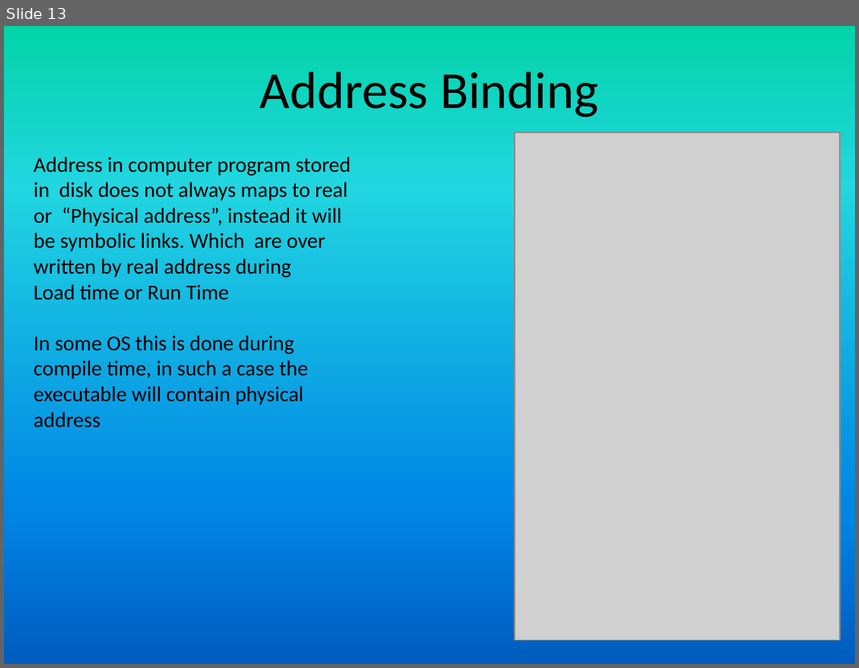
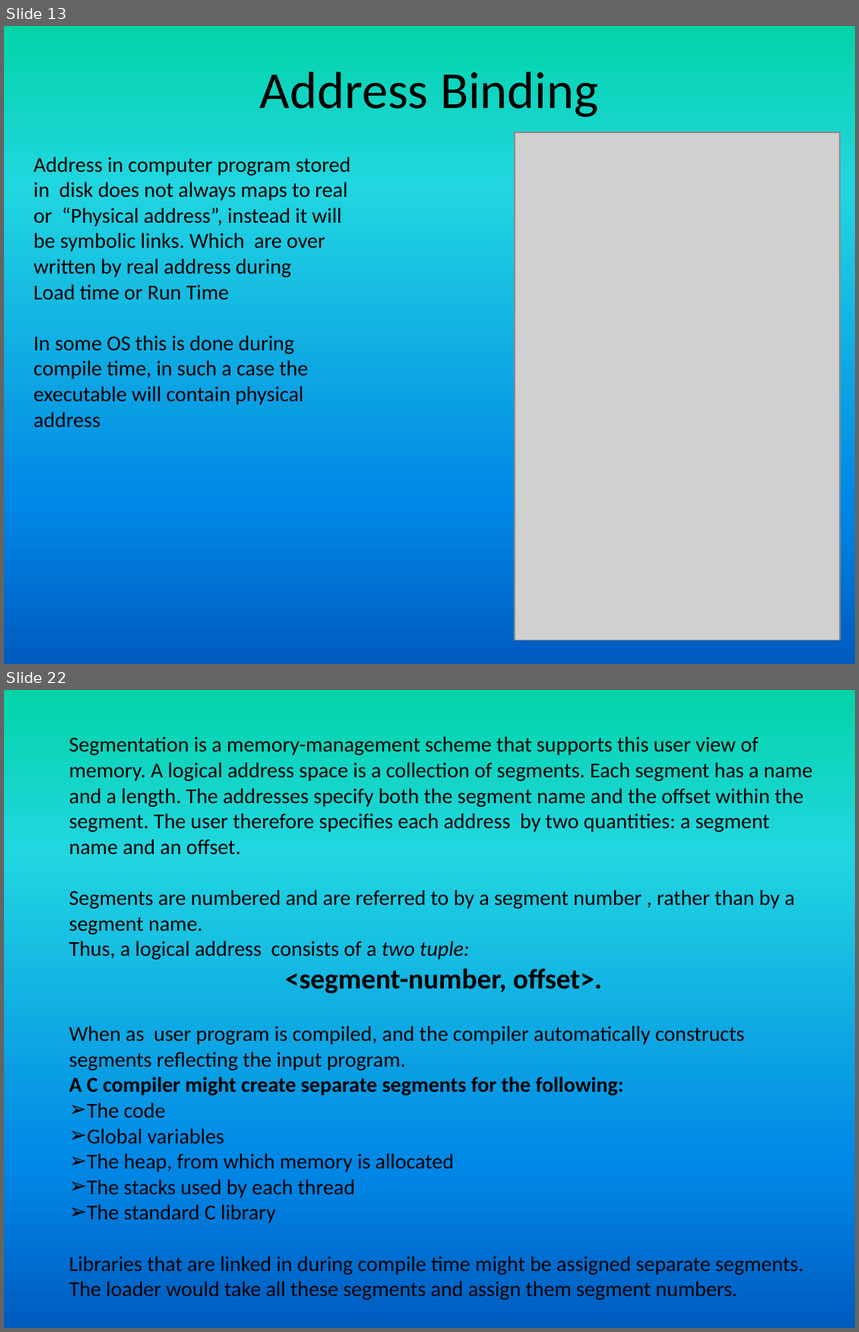
Before and after one commit to girishsukukumar/RTOS, a slide deck: RTOS-15-Memory_management.pptx. Shown one above the other, each under a label of ours: slide 13 before the commit, slides 13 and 22 after it; the slides between them are not shown. The pictures are 859x668 and 859x1332 pixels, drawn with LibreOffice and Linux fonts; fonts in the diff are those of the drawing; grey boxes stand for pictures. Boxes give left, top, right and bottom in pixels: in the first picture for what was removed or moved away, otherwise in the second. Text is boxed around its words. In the diff, an @@ line names an element or a change of style, - is before the commit and + after.

```diff
--- a/RTOS-15-Memory_management.pptx
+++ b/RTOS-15-Memory_management.pptx
@@ slide 22 added at bbox=[4, 690, 855, 1328], background gradient #03D4A8 to #21D6E0 to #0087E6 to #005CBF @@
@@ text added at bbox=[69, 736, 813, 1300], 18 pt, text #000000 @@
+Segmentation is a memory-management scheme that supports this user view of memory. A logical address space is a collection of segments. Each segment has a name and a length. The addresses specify both the segment name and the offset within the segment. The user therefore specifies each address by two quantities: a segment name and an offset.
+Segments are numbered and are referred to by a segment number , rather than by a segment name.
+Thus, a logical address consists of a two tuple:
+<segment-number, offset>.
+When as user program is compiled, and the compiler automatically constructs segments reflecting the input program.
+A C compiler might create separate segments for the following:
+➢ The code
+➢ Global variables
+➢ The heap, from which memory is allocated
+➢ The stacks used by each thread
+➢ The standard C library
+Libraries that are linked in during compile time might be assigned separate segments. The loader would take all these segments and assign them segment numbers.
```
Also in this commit, not shown: 4 slides changed, 10 other slides added, 1 other file.
